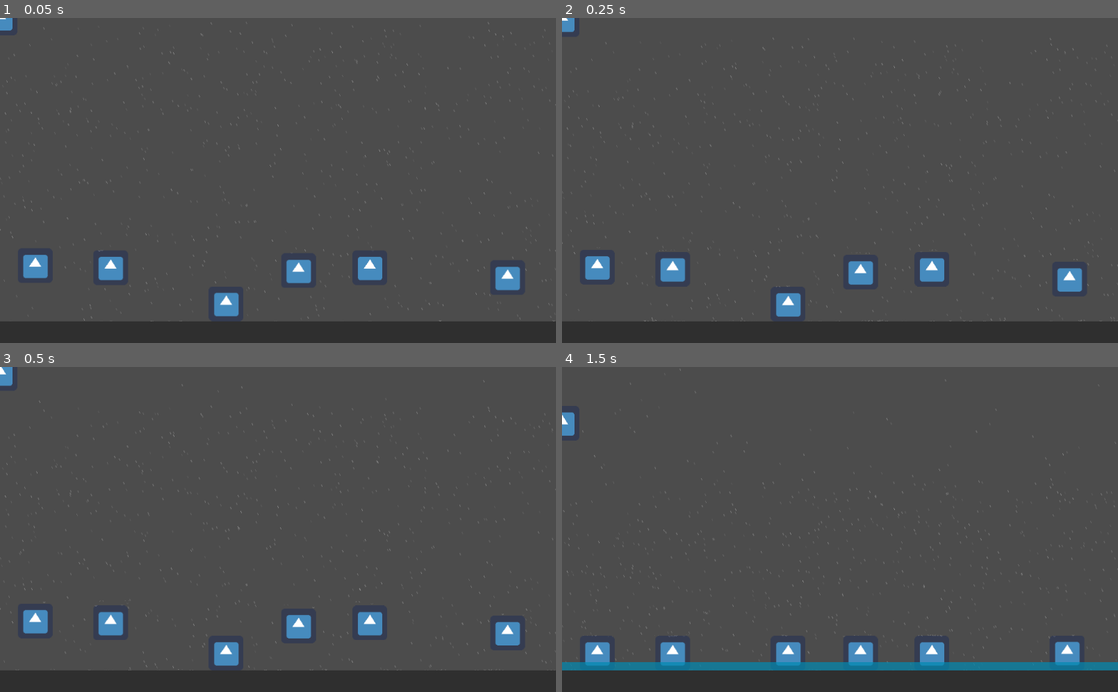
Above: before the commit, frames 1-4 (two rows, left to right).
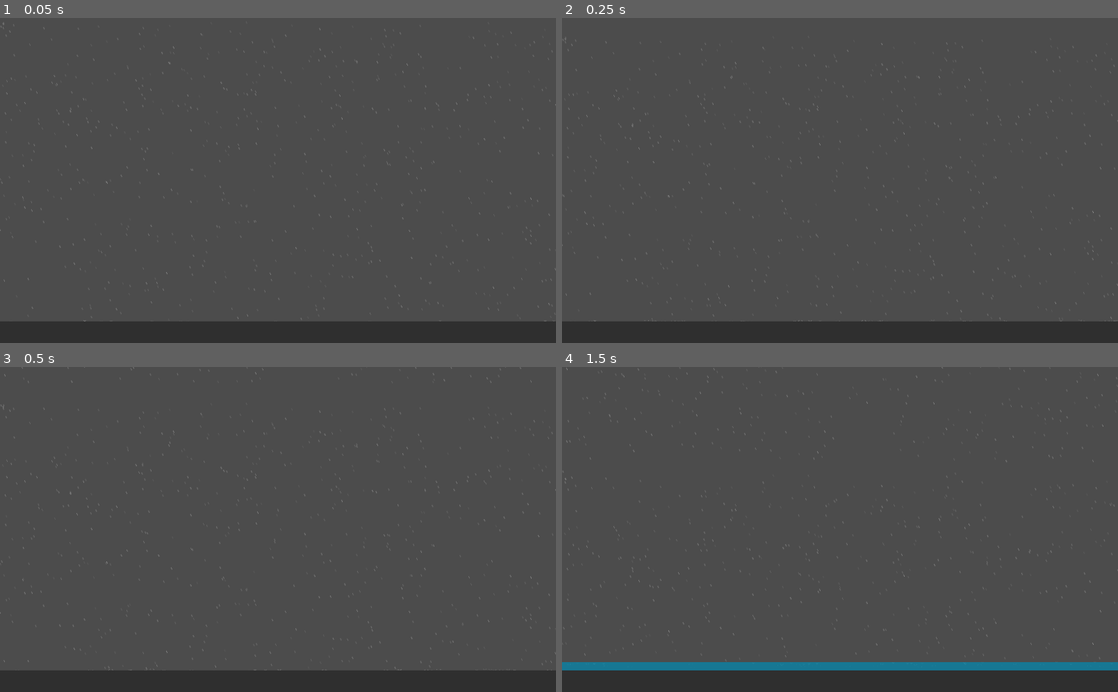
Above: after the commit, the same moments.

Repository: Deji69/NaturalDisasterJam
Game: Godot game, scene res://MainGame.tscn
The game is run twice, just before and just after one commit, with the same random seed, the same clock (stepped at 60 frames per second) and the same inputs. The engine's default icon, where the game draws it, is replaced by a stand-in: a white triangle on a blue panel in a dark square.
Inputs (mouse positions are in pixels of both pictures, inside the frame that each line leads up to):
- Up to frame 1 (0.05 s): no input
- Up to frame 2 (0.25 s): no input
- Up to frame 3 (0.5 s): no input
- Up to frame 4 (1.5 s): drag from (789, 653) to (895, 458) at 0.52 s; drag from (1067, 653) to (812, 594) at 1.27 s

The runs differ from the first frame. In frame 1, 2.1% of the frame differs, in the area x 0-99%, y 0-94%; in frame 2, 2.3%; in frame 3, 2.4%; in frame 4, 2.4%, in the area x 0-100%, y 0-92%.
Error before the commit: Parse Error: Expected an indented block after "if". (res://SurfaceDebris.gd:19)
Error after the commit: Attempt to call function 'start' in base 'null instance' on a null instance. (res://SurfaceDebris.gd:13)

Commit message:
Adjustments to rain script, addition of debris spawning

Diff:
--- a/DebrisItem.tscn
+++ b/DebrisItem.tscn
@@ -1,7 +1,7 @@
-[gd_scene format=2]
+[gd_scene load_steps=2 format=2]
 
-[node name="DebrisItem" type="Node" index="0"]
+[ext_resource path="res://DraggableBlock.tscn" type="PackedScene" id=1]
 
-[node name="Node2D" type="Node2D" parent="." index="0"]
+[node name="DebrisItem" type="Node2D"]
 
-_sections_unfolded = [ "Pause" ]
+[node name="DraggableBlock" parent="." index="0" instance=ExtResource( 1 )]
--- a/DebrisItemScenes/TestDebrisItem.tscn
+++ b/DebrisItemScenes/TestDebrisItem.tscn
@@ -1,10 +1,22 @@
-[gd_scene load_steps=3 format=2]
+[gd_scene load_steps=4 format=2]
 
 [ext_resource path="res://DebrisItem.tscn" type="PackedScene" id=1]
 [ext_resource path="res://icon.png" type="Texture" id=2]
 
+[sub_resource type="RectangleShape2D" id=1]
+
+custom_solver_bias = 0.0
+extents = Vector2( 32, 32 )
+
 [node name="DebrisItem" index="0" instance=ExtResource( 1 )]
 
-[node name="Sprite" type="Sprite" parent="Node2D" index="0"]
+[node name="Sprite" type="Sprite" parent="DraggableBlock" index="0"]
 
 texture = ExtResource( 2 )
+
+[node name="CollisionShape2D" type="CollisionShape2D" parent="DraggableBlock" index="1"]
+
+shape = SubResource( 1 )
+
+
+[editable path="DraggableBlock"]
--- /dev/null
+++ b/DebrisItemScenes/TestDebrisItem2.tscn
@@ -0,0 +1,32 @@
+[gd_scene load_steps=3 format=2]
+
+[ext_resource path="res://DebrisItem.tscn" type="PackedScene" id=1]
+
+[sub_resource type="RectangleShape2D" id=1]
+
+custom_solver_bias = 0.0
+extents = Vector2( 32, 32 )
+
+[node name="DebrisItem" instance=ExtResource( 1 )]
+
+[node name="CollisionShape2D" type="CollisionShape2D" parent="DraggableBlock" index="0"]
+
+shape = SubResource( 1 )
+
+[node name="Polygon2D" type="Polygon2D" parent="DraggableBlock" index="1"]
+
+polygon = PoolVector2Array( -32, -32, 32, -32, 32, 32, -32, 32 )
+uv = PoolVector2Array(  )
+color = Color( 0.320313, 0.228973, 0.228973, 1 )
+vertex_colors = PoolColorArray(  )
+offset = Vector2( 0, 0 )
+antialiased = false
+texture = null
+texture_offset = Vector2( 0, 0 )
+texture_scale = Vector2( 1, 1 )
+texture_rotation_degrees = 0.0
+invert_enable = false
+invert_border = 100.0
+
+
+[editable path="DraggableBlock"]
--- a/DraggableBlock.tscn
+++ b/DraggableBlock.tscn
@@ -1,14 +1,8 @@
-[gd_scene load_steps=4 format=2]
+[gd_scene load_steps=2 format=2]
 
 [ext_resource path="res://DraggableBlock.gd" type="Script" id=1]
-[ext_resource path="res://icon.png" type="Texture" id=2]
 
-[sub_resource type="RectangleShape2D" id=1]
-
-custom_solver_bias = 0.0
-extents = Vector2( 32, 32 )
-
-[node name="DraggableBlock" type="RigidBody2D" index="0"]
+[node name="DraggableBlock" type="RigidBody2D"]
 
 input_pickable = true
 collision_layer = 1
@@ -36,13 +30,3 @@
 dragging_acceleration = 1600
 dragging_time = 0.1
 dragging_mass = 0.1
-
-[node name="Sprite" type="Sprite" parent="." index="0"]
-
-show_behind_parent = true
-texture = ExtResource( 2 )
-_sections_unfolded = [ "Visibility" ]
-
-[node name="CollisionShape2D" type="CollisionShape2D" parent="." index="1"]
-
-shape = SubResource( 1 )
--- a/Flooding.gd
+++ b/Flooding.gd
@@ -6,7 +6,7 @@
 	pass
 
 func _process(delta):
-	if ($Water.position.y > 100):
+	if ($Water.position.y - ($Water.scale.y / 2)) > 200:
 		$Water.position.y -= rise_speed
 		if (rise_speed < 2):
 			rise_speed += rise_speed * 0.001
--- a/MainGame.tscn
+++ b/MainGame.tscn
@@ -2,9 +2,8 @@
 
 [ext_resource path="res://Flooding.gd" type="Script" id=1]
 [ext_resource path="res://Rain.tscn" type="PackedScene" id=2]
+[ext_resource path="res://SurfaceDebris.gd" type="Script" id=3]
 [ext_resource path="res://DraggableBlock.tscn" type="PackedScene" id=4]
-[ext_resource path="res://SurfaceDebris.gd" type="Script" id=3]
-[ext_resource path="res://PlayerCharacter.tscn" type="PackedScene" id=5]
 
 [sub_resource type="RectangleShape2D" id=1]
 
@@ -61,25 +60,26 @@
 
 [node name="Rain" parent="Flooding" index="0" instance=ExtResource( 2 )]
 
-[node name="Water" type="Area2D" parent="Flooding" index="1"]
+[node name="SurfaceDebris" type="Position2D" parent="Flooding" index="1"]
+
+position = Vector2( 512, 480 )
+script = ExtResource( 3 )
+_sections_unfolded = [ "Transform" ]
+
+[node name="Water" type="StaticBody2D" parent="Flooding" index="2"]
 
 position = Vector2( 512, 848 )
 scale = Vector2( 16, 8 )
-input_pickable = true
-gravity_vec = Vector2( 0, 1 )
-gravity = 98.0
-linear_damp = 0.1
-angular_damp = 1.0
-audio_bus_override = false
-audio_bus_name = "Master"
+input_pickable = false
+collision_layer = 1
+collision_mask = 1
+constant_linear_velocity = Vector2( 0, 0 )
+constant_angular_velocity = 0.0
+friction = 1.0
+bounce = 0.0
+_sections_unfolded = [ "Z Index" ]
 
-[node name="SurfaceDebris" type="Node2D" parent="Flooding/Water" index="0"]
-
-position = Vector2( 0, -1.90735e-006 )
-scale = Vector2( 1, 1 )
-script = ExtResource( 3 )
-
-[node name="Polygon2D" type="Polygon2D" parent="Flooding/Water" index="1"]
+[node name="Polygon2D" type="Polygon2D" parent="Flooding/Water" index="0"]
 
 polygon = PoolVector2Array( 32, -32, -32, -32, -32, 32, 32, 32 )
 uv = PoolVector2Array(  )
@@ -93,35 +93,36 @@
 texture_rotation_degrees = 0.0
 invert_enable = false
 invert_border = 100.0
+_sections_unfolded = [ "Transform" ]
 
-[node name="CollisionShape2D" type="CollisionShape2D" parent="Flooding/Water" index="2"]
+[node name="CollisionShape2D" type="CollisionShape2D" parent="Flooding/Water" index="1"]
 
 shape = SubResource( 2 )
-_sections_unfolded = [ "Material" ]
+_sections_unfolded = [ "Material", "Transform", "Visibility" ]
 
 [node name="PlayerCharacter" parent="." index="2" instance=ExtResource( 4 )]
 
-[node name="DraggableBlock" parent="." index="4" instance=ExtResource( 4 )]
+[node name="DraggableBlock" parent="." index="3" instance=ExtResource( 4 )]
 
 position = Vector2( 416.389, 527.426 )
 interactable = false
 
-[node name="DraggableBlock2" parent="." index="5" instance=ExtResource( 4 )]
+[node name="DraggableBlock2" parent="." index="4" instance=ExtResource( 4 )]
 
 position = Vector2( 934.562, 479.31 )
 
-[node name="DraggableBlock3" parent="." index="6" instance=ExtResource( 4 )]
+[node name="DraggableBlock3" parent="." index="5" instance=ExtResource( 4 )]
 
 position = Vector2( 64.7716, 457.103 )
 
-[node name="DraggableBlock4" parent="." index="7" instance=ExtResource( 4 )]
+[node name="DraggableBlock4" parent="." index="6" instance=ExtResource( 4 )]
 
 position = Vector2( 681.027, 460.804 )
 
-[node name="DraggableBlock5" parent="." index="8" instance=ExtResource( 4 )]
+[node name="DraggableBlock5" parent="." index="7" instance=ExtResource( 4 )]
 
 position = Vector2( 203.568, 460.804 )
 
-[node name="DraggableBlock6" parent="." index="9" instance=ExtResource( 4 )]
+[node name="DraggableBlock6" parent="." index="8" instance=ExtResource( 4 )]
 
 position = Vector2( 549.634, 466.356 )
--- a/Rain.gd
+++ b/Rain.gd
@@ -36,7 +36,7 @@
 	var space_state = get_world_2d().direct_space_state
 	for n in range(ndrops):
 		var d = RainDrop.new()
-		_reset_drop(d, space_state)
+		_reset_drop(d, space_state, true)
 		drops.append(d)
 
 func _physics_process(delta):
@@ -74,12 +74,21 @@
 				return
 			d.frame += 1
 
-func _reset_drop(d, space_state):
-	d.pos = Rect2(_get_random_initial_position(space_state), frame_size)
-	d.vel = rand_range(0.8, 1.0)
-	d.state = 1
-	d.frame = 0
-	d.color = Color(1, 1, 1, rand_range(0.1, 0.4))
+func _reset_drop(d, space_state, initial = false):
+	var pos = Vector2()
+	if (initial):
+		pos = _get_random_initial_position(space_state)
+	else:
+		pos = _get_random_reset_position(space_state)
+	if pos:
+		d.pos = Rect2(pos, frame_size)
+		d.vel = rand_range(0.8, 1.0)
+		d.state = 1
+		d.frame = 0
+		d.color = Color(1, 1, 1, rand_range(0.1, 0.4))
+	else:
+		d.state = -1
+		d.color = Color(1, 1, 1, 0)
 
 func _get_random_initial_position(space_state = null):
 	if space_state == null:
@@ -102,10 +111,10 @@
 
 func _get_random_reset_position(space_state):
 	for try in range(1000):
-		var posline = rand_range(0, extents.size.x + extents.size.y)
-		var candidate_pos = Vector2(0, posline)
-		if posline > extents.size.y:
-			candidate_pos = Vector2(posline - extents.size.y, 0)
+		var candidate_pos = extents.position + Vector2(
+			rand_range(0, extents.size.x),
+			0
+		)
 		# check collisions
 		var results = space_state.intersect_point(candidate_pos, 32, [], self.collision_mask)
 		if results.empty():
@@ -114,6 +123,7 @@
 
 func _draw():
 	for d in drops:
-		var texpos = d.pos
-		texpos.position -= frame_offset + global_position
-		draw_texture_rect_region(raintex, texpos, frame_rects[frames[d.state][d.frame]], d.color)
+		if d.state != -1:
+			var texpos = d.pos
+			texpos.position -= frame_offset + global_position
+			draw_texture_rect_region(raintex, texpos, frame_rects[frames[d.state][d.frame]], d.color)
--- a/SurfaceDebris.gd
+++ b/SurfaceDebris.gd
@@ -2,18 +2,34 @@
 # Heavier debris should sink to the bottom
 extends Node2D
 
-var debris_items = [
-	preload("res://DebrisItemScenes/TestDebrisItem.tscn")
+var debris_scenes = [
+	preload("res://DebrisItemScenes/TestDebrisItem.tscn"),
+	preload("res://DebrisItemScenes/TestDebrisItem2.tscn"),
 ]
+var debris_items = []
+var direction = 0		# 0 left, 1 right
 
 func _ready():
-	# Called when the node is added to the scene for the first time.
-	# Initialization here
-	pass
+	$SpawnTimer.start()
 
 func _process(delta):
-	# Called every frame. Delta is time since last frame.
-	# Update game logic here.
-	if (delta > 2000):
+	for item in debris_items:
+		#item.position.y = 0
+		#if direction == 0:
+		#	item.position.x -= 0.1
+		#else:
+		#	item.position.x += 0.1
+		pass
 
-	pass
+
+func _on_SpawnTimer_timeout():
+	var scn = debris_scenes[randi() % debris_scenes.size()]
+	var item = scn.instance()
+	item.position = position
+	direction = randi() % 2
+	# spawn origin opposite from direction
+	#item.position = self.position
+	debris_items.push_back(item)
+	add_child(item)
+	$SpawnTimer.wait_time = 0.5
+	$SpawnTimer.start()
--- a/SurfaceDebris.tscn
+++ b/SurfaceDebris.tscn
@@ -1,19 +1,19 @@
-[gd_scene load_steps=4 format=2]
+[gd_scene load_steps=2 format=2]
 
 [ext_resource path="res://SurfaceDebris.gd" type="Script" id=1]
-[ext_resource path="res://DebrisItem.tscn" type="PackedScene" id=2]
-[ext_resource path="res://icon.png" type="Texture" id=3]
 
 [node name="SurfaceDebris" type="Node2D" index="0"]
 
-position = Vector2( 0, -1.90735e-006 )
 script = ExtResource( 1 )
 __meta__ = {
-"_edit_lock_": true
+"_edit_group_": true
 }
 
-[node name="DebrisItem" parent="." index="0" instance=ExtResource( 2 )]
+[node name="SpawnTimer" type="Timer" parent="." index="0"]
 
-[node name="Sprite" type="Sprite" parent="DebrisItem" index="1"]
+process_mode = 1
+wait_time = 4.0
+one_shot = false
+autostart = true
 
-texture = ExtResource( 3 )
+[connection signal="timeout" from="SpawnTimer" to="." method="_on_SpawnTimer_timeout"]
